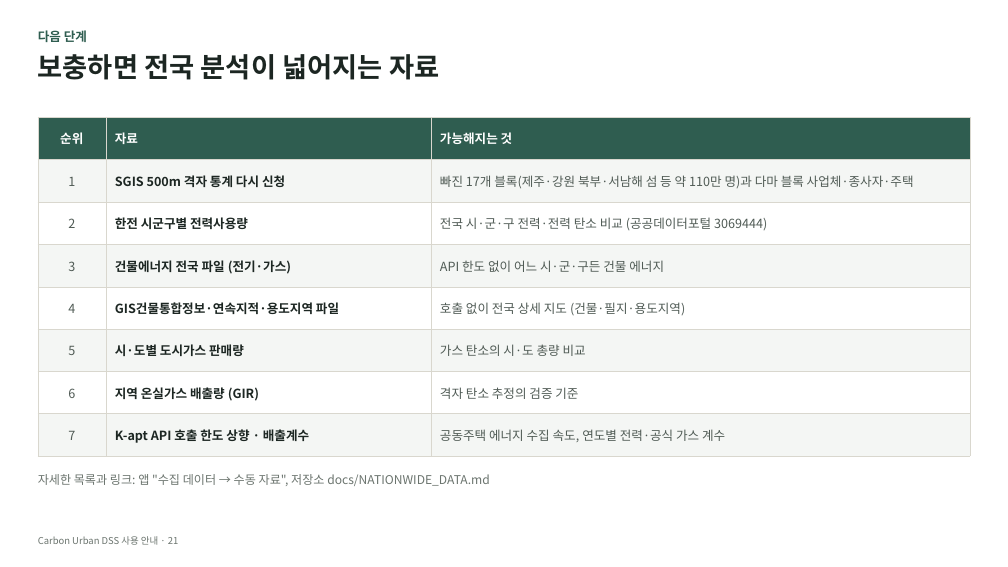
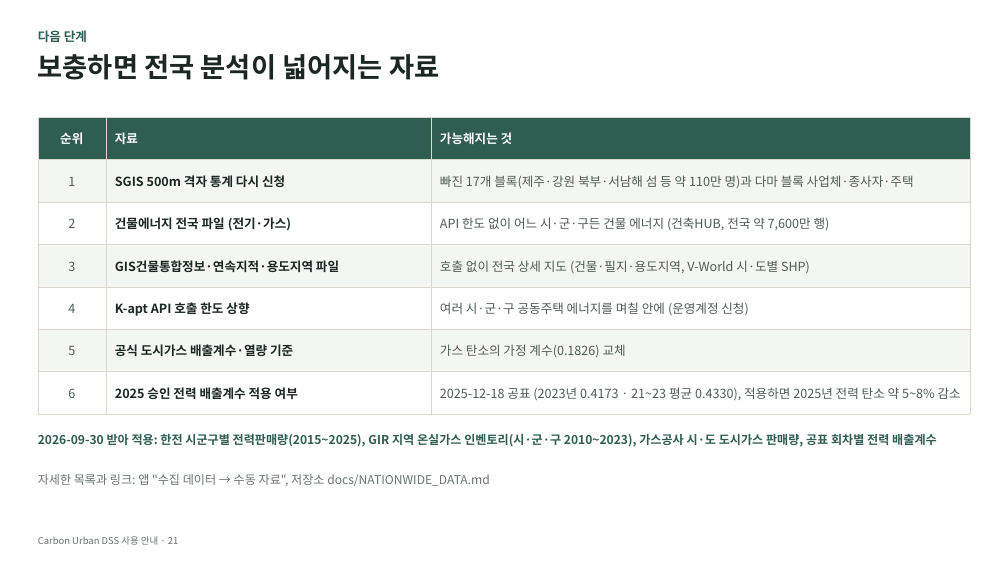
Before and after one commit to shy0401/Carbon-Urban-DSS, a slide deck: slide 21 of docs/usage/Carbon-Urban-DSS-guide.pptx. Drawn at 1008x567 pixels with LibreOffice and Linux fonts; fonts in the diff are those of the drawing. Boxes give left, top, right and bottom in pixels: in the first picture for what was removed or moved away, otherwise in the second. Text is boxed around its words. In the diff, an @@ line names an element or a change of style, - is before the commit and + after.

```diff
--- a/docs/usage/Carbon-Urban-DSS-guide.pptx
+++ b/docs/usage/Carbon-Urban-DSS-guide.pptx
@@ table at box(38, 117, 970, 405) @@
-row 3: 2 | 한전 시군구별 전력사용량 | 전국 시·군·구 전력·전력 탄소 비교 (공공데이터포털 3069444)
-row 4: 3 | 건물에너지 전국 파일 (전기·가스) | API 한도 없이 어느 시·군·구든 건물 에너지
-row 5: 4 | GIS건물통합정보·연속지적·용도지역 파일 | 호출 없이 전국 상세 지도 (건물·필지·용도지역)
-row 6: 5 | 시·도별 도시가스 판매량 | 가스 탄소의 시·도 총량 비교
-row 7: 6 | 지역 온실가스 배출량 (GIR) | 격자 탄소 추정의 검증 기준
-row 8: 7 | K-apt API 호출 한도 상향 · 배출계수 | 공동주택 에너지 수집 속도, 연도별 전력·공식 가스 계수
+row 3: 2 | 건물에너지 전국 파일 (전기·가스) | API 한도 없이 어느 시·군·구든 건물 에너지 (건축HUB, 전국 약 7,600만 행)
+row 4: 3 | GIS건물통합정보·연속지적·용도지역 파일 | 호출 없이 전국 상세 지도 (건물·필지·용도지역, V-World 시·도별 SHP)
+row 5: 4 | K-apt API 호출 한도 상향 | 여러 시·군·구 공동주택 에너지를 며칠 안에 (운영계정 신청)
+row 6: 5 | 공식 도시가스 배출계수·열량 기준 | 가스 탄소의 가정 계수(0.1826) 교체
+row 7: 6 | 2025 승인 전력 배출계수 적용 여부 | 2025-12-18 공표 (2023년 0.4173 · 21~23 평균 0.4330), 적용하면 2025년 전력 탄소 약 5~8% 감소
@@ text added at box(38, 434, 937, 447), 11.5 pt, text #2F5D50, bold @@
+2026-09-30 받아 적용: 한전 시군구별 전력판매량(2015~2025), GIR 지역 온실가스 인벤토리(시·군·구 2010~2023), 가스공사 시·도 도시가스 판매량, 공표 회차별 전력 배출계수
```
Also in this commit, not shown: 3 other slides changed.
